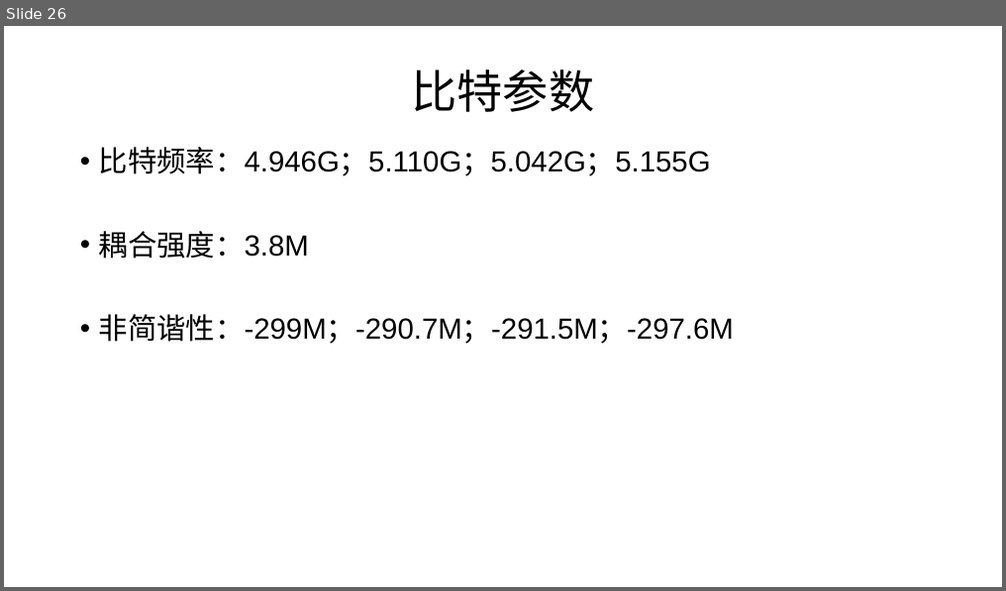
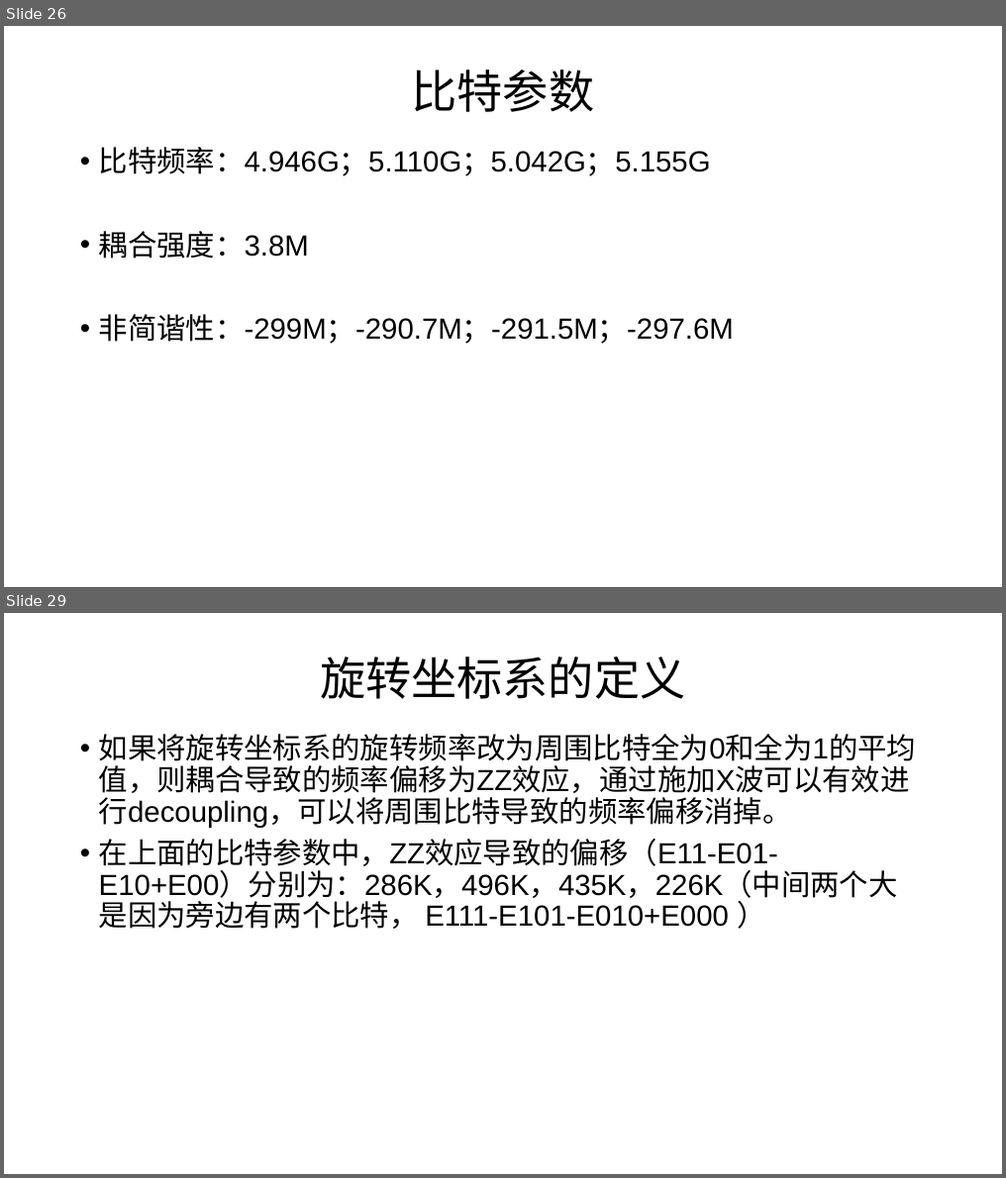
Before and after one commit to liyaochong/Quantum-Circuit, a slide deck: 程序/程序/programme/two qubit gate/CZgate/IBM/ppt/IBM的CNOT门仿真初步结果.pptx. Shown one above the other, each under a label of ours: slide 26 before the commit, slides 26 and 29 after it; the slides between them are not shown. The pictures are 1006x591 and 1006x1178 pixels, drawn with LibreOffice and Linux fonts; fonts in the diff are those of the drawing. Boxes give left, top, right and bottom in pixels: in the first picture for what was removed or moved away, otherwise in the second. Text is boxed around its words. In the diff, an @@ line names an element or a change of style, - is before the commit and + after.

```diff
--- a/程序/程序/programme/two qubit gate/CZgate/IBM/ppt/IBM的CNOT门仿真初步结果.pptx
+++ b/程序/程序/programme/two qubit gate/CZgate/IBM/ppt/IBM的CNOT门仿真初步结果.pptx
@@ slide 29 added at (4,613,1002,1174), background #FFFFFF @@
@@ title added at (320,657,686,699), 44 pt, text #000000 @@
+旋转坐标系的定义
@@ text added at (99,734,916,929), 28 pt, text #000000 @@
+• 如果将旋转坐标系的旋转频率改为周围比特全为0和全为1的平均值，则耦合导致的频率偏移为ZZ效应，通过施加X波可以有效进行decoupling，可以将周围比特导致的频率偏移消掉。
+• 在上面的比特参数中，ZZ效应导致的偏移（E11-E01-E10+E00）分别为：286K，496K，435K，226K（中间两个大是因为旁边有两个比特， E111-E101-E010+E000 ）
```
Also in this commit, not shown: 2 slides changed, 13 other slides added, 13 other files.
